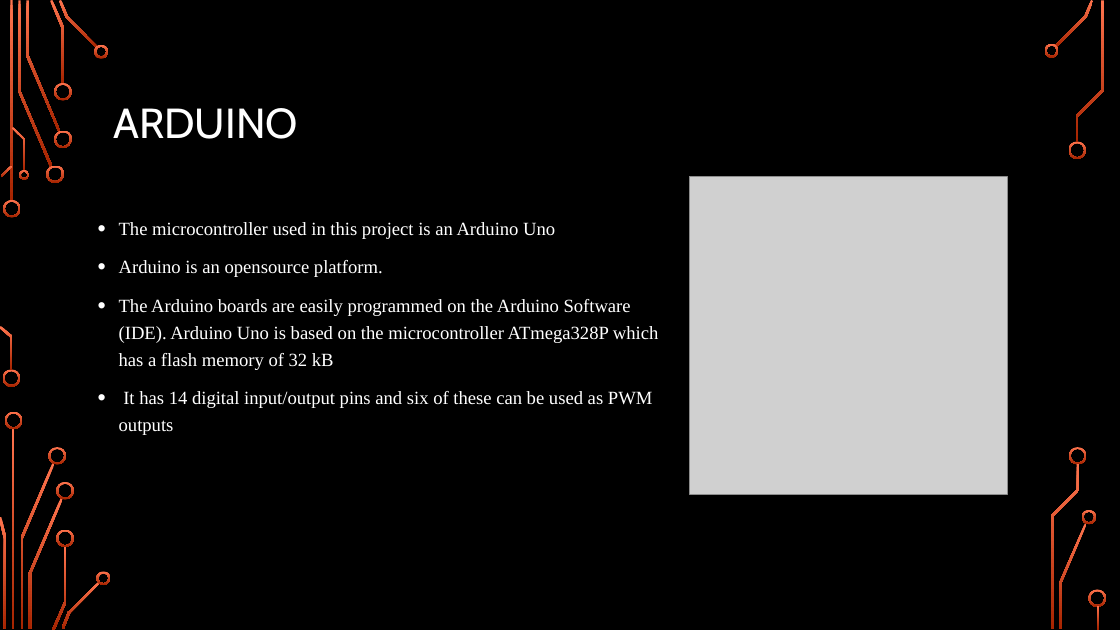
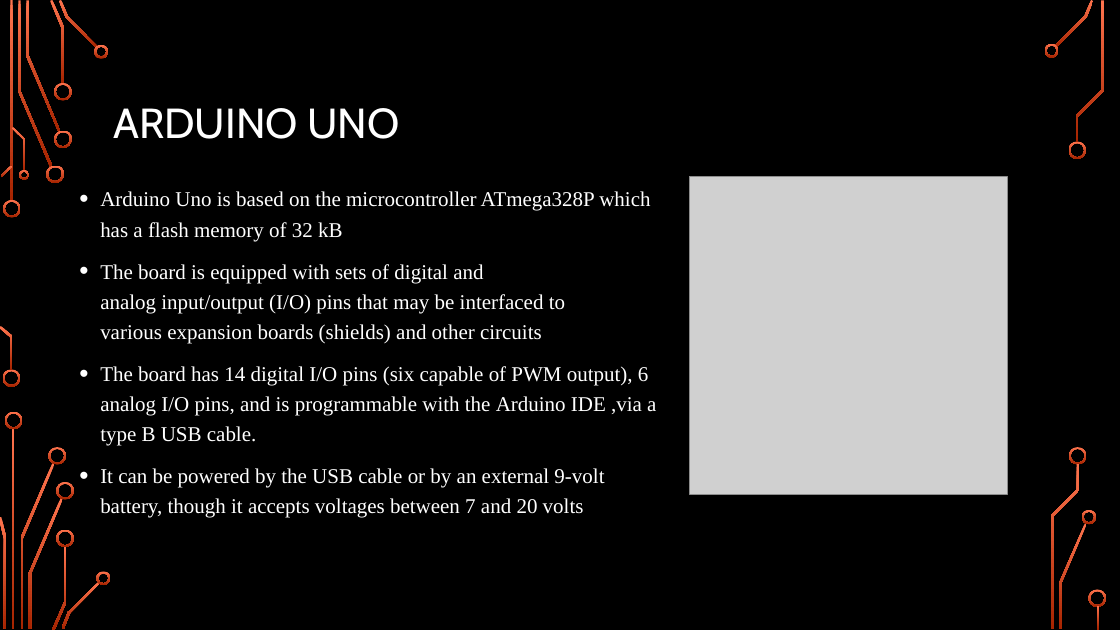
Before and after one commit to ChethanPutran/Obstacle-Avoiding-Robot, a slide deck: slide 4 of Obstacle Avoiding Robot.pptx (slide 3 before the commit). Drawn at 1120x630 pixels with LibreOffice and Linux fonts; fonts in the diff are those of the drawing; grey boxes stand for pictures; background and template pictures are left out. Boxes give left, top, right and bottom in pixels: in the first picture for what was removed or moved away, otherwise in the second. Text is boxed around its words. In the diff, an @@ line names an element or a change of style, - is before the commit and + after.

```diff
--- a/Obstacle Avoiding Robot.pptx
+++ b/Obstacle Avoiding Robot.pptx
@@ title at (113, 108, 399, 139): text changed @@
-ARDUINO
+ARDUINO UNO
@@ text at (100, 191, 656, 518): text changed; size 16 to 18 pt @@
-• The microcontroller used in this project is an Arduino Uno
-• Arduino is an opensource platform.
-• The Arduino boards are easily programmed on the Arduino Software (IDE). Arduino Uno is based on the microcontroller ATmega328P which has a flash memory of 32 kB
-• It has 14 digital input/output pins and six of these can be used as PWM outputs
+• Arduino Uno is based on the microcontroller ATmega328P which has a flash memory of 32 kB
+• The board is equipped with sets of digital and analog input/output (I/O) pins that may be interfaced to various expansion boards (shields) and other circuits
+• The board has 14 digital I/O pins (six capable of PWM output), 6 analog I/O pins, and is programmable with the Arduino IDE ,via a type B USB cable.
+• It can be powered by the USB cable or by an external 9-volt battery, though it accepts voltages between 7 and 20 volts
```
Also in this commit, not shown: 6 other slides changed, 2 slides added, 1 slide removed, 35 other files.
